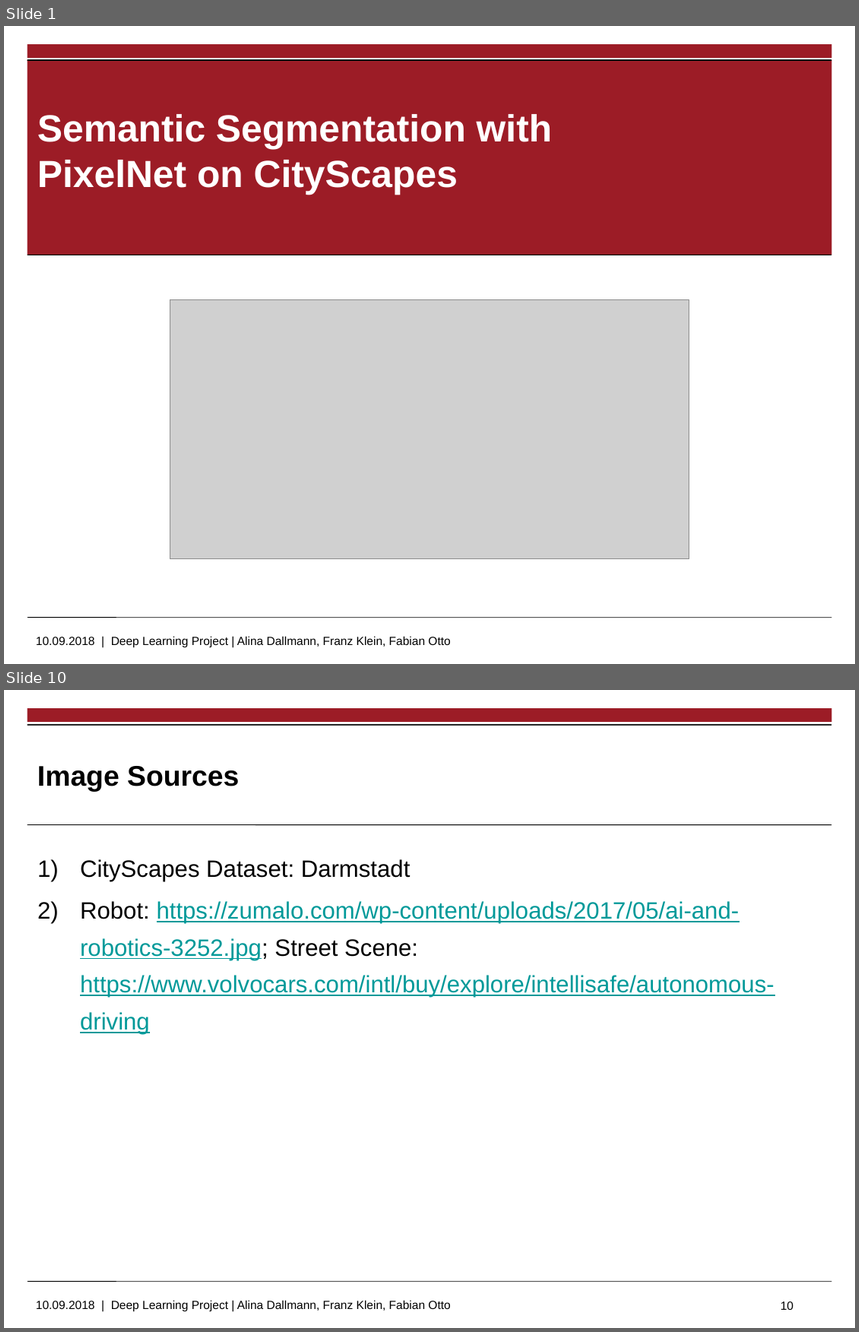
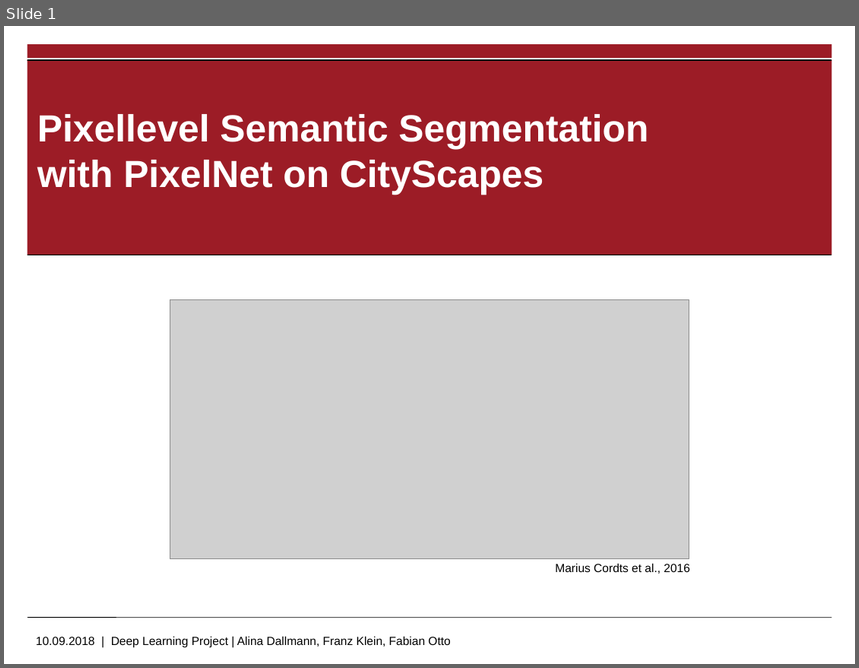
Before and after one commit to ottofabian/DeepLearning_Project, a slide deck: Project Presentation.pptx. Shown one above the other, each under a label of ours: slides 1 and 10 before the commit, slide 1 after it; the slides between them are not shown. The pictures are 859x1332 and 859x668 pixels, drawn with LibreOffice and Linux fonts; fonts in the diff are those of the drawing; grey boxes stand for pictures; background and template pictures are left out. Boxes give left, top, right and bottom in pixels: in the first picture for what was removed or moved away, otherwise in the second. Text is boxed around its words. In the diff, an @@ line names an element or a change of style, - is before the commit and + after.

```diff
--- a/Project Presentation.pptx
+++ b/Project Presentation.pptx
@@ slide 10 removed at [4, 690, 855, 1328], background #FFFFFF; not listed: 3 template elements that a slide beside it also shows @@
@@ rectangle removed at [27, 724, 832, 726] @@
@@ title removed at [37, 766, 239, 791] @@
-Image Sources
@@ line removed from (27, 825) to (832, 825) @@
@@ text removed at [80, 859, 775, 1034] @@
-1) CityScapes Dataset: Darmstadt
-2) Robot: https://zumalo.com/wp-content/uploads/2017/05/ai-and-robotics-3252.jpg; Street Scene: https://www.volvocars.com/intl/buy/explore/intellisafe/autonomous-driving
@@ page number removed at [781, 1302, 794, 1310] @@
-10
@@ slide 1 changed as well @@
@@ title at [37, 114, 648, 195]: text changed @@
-Semantic Segmentation with PixelNet on CityScapes
+Pixellevel Semantic Segmentation with PixelNet on CityScapes
@@ text added at [555, 563, 690, 574], 10 pt, text #000000 @@
+Marius Cordts et al., 2016
```
Also in this commit, not shown: 2 other slides changed, 7 slides added, 6 other slides removed, 1 other file.
